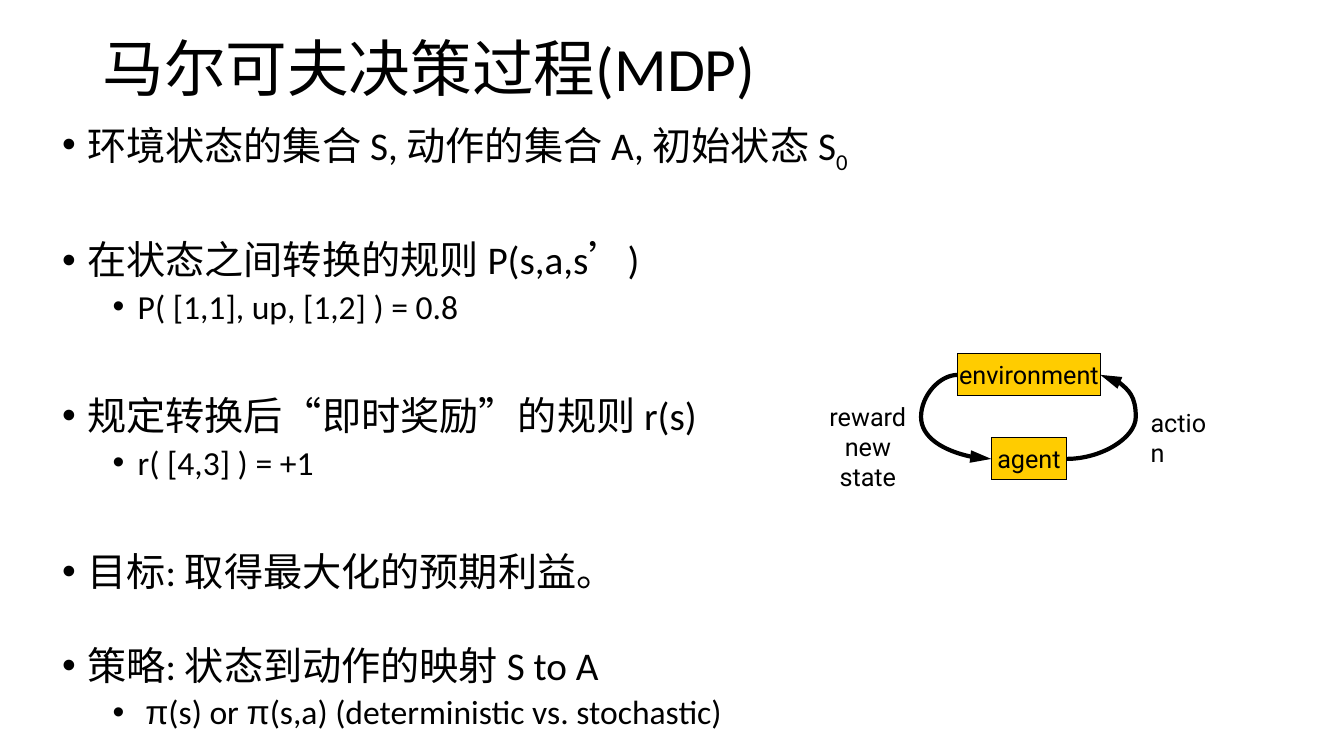
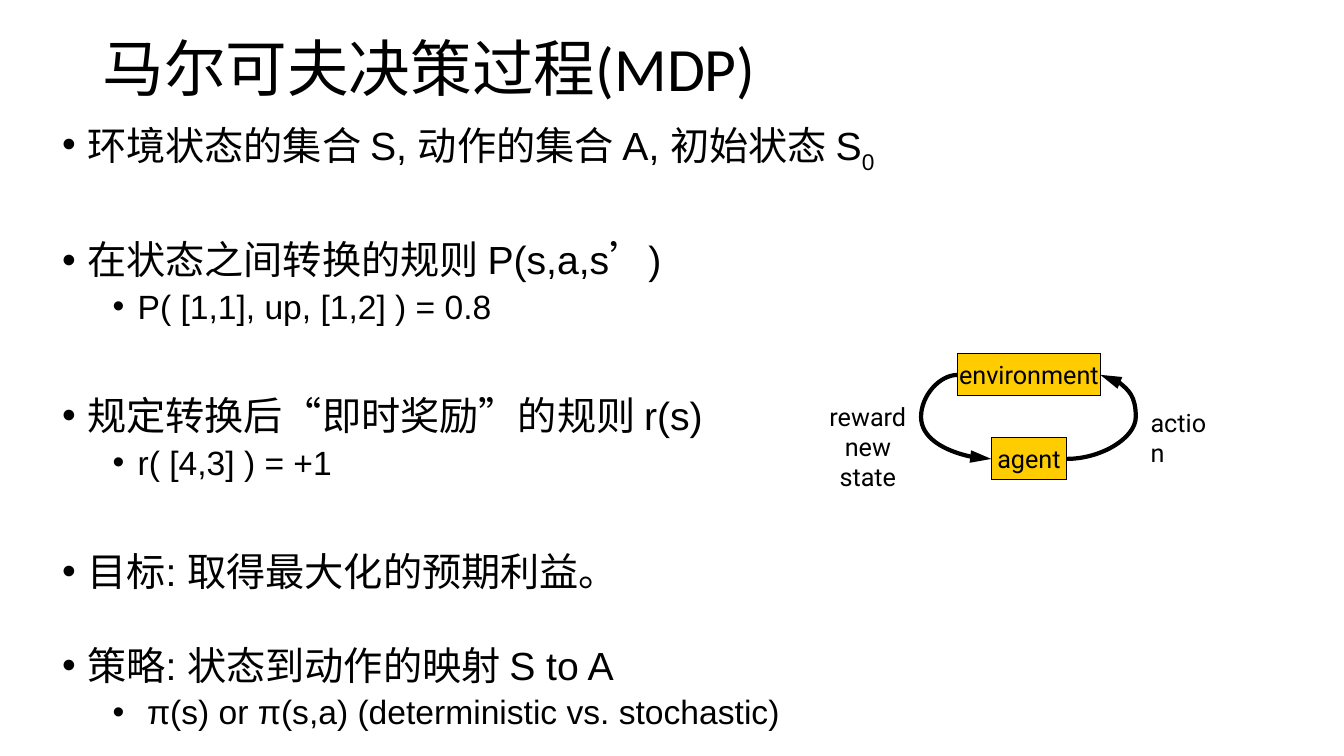
Before and after one commit to foamliu/Learning-DL, a slide deck: slide 4 of rl/RL.pptx. Drawn at 1344x756 pixels with LibreOffice and Linux fonts; fonts in the diff are those of the drawing. Boxes give left, top, right and bottom in pixels: in the first picture for what was removed or moved away, otherwise in the second. Text is boxed around its words. In the diff, an @@ line names an element or a change of style, - is before the commit and + after.

```diff
--- a/rl/RL.pptx
+++ b/rl/RL.pptx
@@ text "环境状态的集合 S, 动作的集合 A, 初始状态 ..." at (87,127,827,731): font Calibri to Arial @@
```
Also in this commit, not shown: 6 other slides changed, 2 slides added, 1 slide removed, 2 other files.
